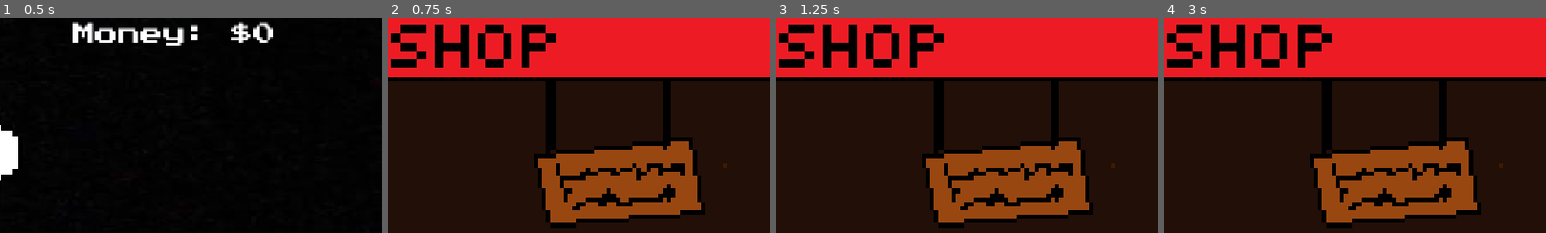
Above: before the commit, frames 1-4 (left to right).
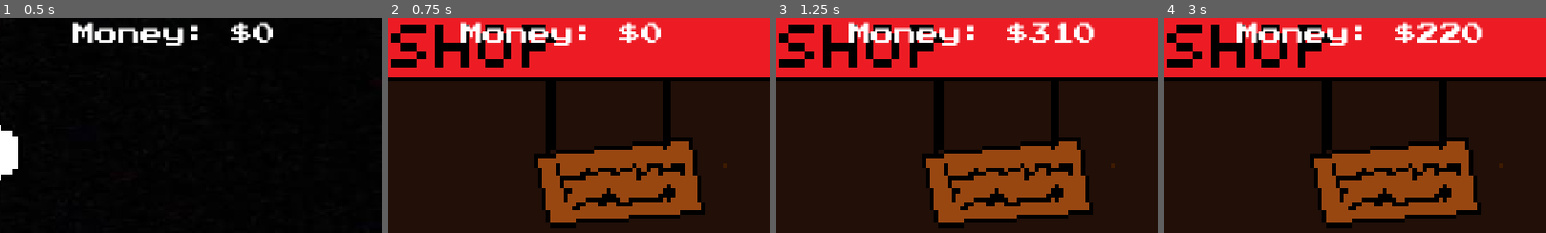
Above: after the commit, the same moments.

Repository: mathiscoolandstuff-lang/DVD-Bounce
Game: Godot game, scene res://main.tscn
Same seed, same stepped clock (60 frames per second), same inputs: the game is played once before the commit and once after it.
Inputs (mouse positions are % of the whole screen's width and height, from its top left):
- Up to frame 1 (0.5 s): no input
- Up to frame 2 (0.75 s): click (85, 87) at 0.5 s
- Up to frame 3 (1.25 s): no input
- Up to frame 4 (3 s): click (9, 30) at 1.25 s; click (85, 87) at 2 s; click (85, 87) at 2.75 s
The pictures show only the part of the screen within x 50-100%, y 0-50%; the shares and areas given below are measured in that part.

Frame 1 is identical in both runs. In frame 2, 2.2% of the frame differs, in the area x 19-72%, y 1-13%; in frame 3, 2.8%; in frame 4, 3.0%, in the area x 19-84%, y 1-13%.
Error after the commit: Invalid access to property or key 'resource_path' on a base object of type 'Nil'. (res://texture_button.gd:31)

Commit message:
v11.1

Diff:
--- a/dvd.gd
+++ b/dvd.gd
@@ -1,14 +1,23 @@
 extends CharacterBody2D
 
 @export var speed: float = 300.0
+@export var dvd_texture: Texture2D:
+	set(value):
+		dvd_texture = value
+		if is_node_ready() and sprite and dvd_texture:
+			sprite.texture = dvd_texture
+
+@onready var sprite: Sprite2D = $Sprite2D
 
 var money: int = 0
-var dvd_level: int = 1
+@export var dvd_level: int = 1
 var money_label: Label
 var money_ui: CanvasLayer
 
 func _ready() -> void:
-	# Automatically finds the CanvasLayer named "Money" anywhere in your current scene
+	if dvd_texture and sprite:
+		sprite.texture = dvd_texture
+
 	money_ui = get_tree().current_scene.find_child("Money", true, false) as CanvasLayer
 	if money_ui:
 		money_label = money_ui.find_child("*", true, false) as Label
@@ -34,9 +43,6 @@
 func _on_button_pressed() -> void:
 	print("hello")
 	$"../ShopUi".visible = !$"../ShopUi".visible
-	if money_ui:
-		money_ui.visible = !money_ui.visible
-
 
 func _on_corners_body_entered(body: Node2D) -> void:
 	money += dvd_level * 300
--- a/main.tscn
+++ b/main.tscn
@@ -8,6 +8,7 @@
 [ext_resource type="Texture2D" uid="uid://c316wl62gs4oj" path="res://pixilart-drawing (5).png" id="5_lquwl"]
 [ext_resource type="Texture2D" uid="uid://dptep36fq3d27" path="res://pixilart-drawing (6).png" id="7_272bh"]
 [ext_resource type="FontFile" uid="uid://bbibi0pfdfhni" path="res://PressStart2P-Regular.ttf" id="8_5vw27"]
+[ext_resource type="Script" uid="uid://covvkdjf7fras" path="res://texture_button.gd" id="8_kek77"]
 
 [sub_resource type="RectangleShape2D" id="RectangleShape2D_luqic"]
 size = Vector2(1172, 20)
@@ -106,13 +107,15 @@
 offset_bottom = 123.36798
 columns = 3
 
-[node name="TextureButton" type="TextureButton" parent="ShopUi/GridContainer" unique_id=655879727]
+[node name="TextureButton" type="TextureButton" parent="ShopUi/GridContainer" unique_id=655879727 node_paths=PackedStringArray("dvd_player")]
 z_index = 2
 custom_minimum_size = Vector2(175, 175)
 layout_mode = 2
 texture_normal = ExtResource("7_272bh")
-ignore_texture_size = true
 stretch_mode = 0
+script = ExtResource("8_kek77")
+dvd_player = NodePath("../../../DVD")
+dvd_textures = Array[Texture2D]([null, null, null, null, null])
 
 [node name="Money" type="CanvasLayer" parent="." unique_id=2046911208]
 
--- /dev/null
+++ b/texture_button.gd
@@ -0,0 +1,33 @@
+extends TextureButton
+
+@export var dvd_player: CharacterBody2D
+@export var dvd_textures: Array[Texture2D] = []
+@export var cost: int = 100
+
+func _ready() -> void:
+	pressed.connect(_on_pressed)
+
+func _on_pressed() -> void:
+	print("Shop item clicked!")
+	if not dvd_player:
+		print("ERROR: Dvd Player is empty!")
+		return
+	if dvd_textures.is_empty():
+		print("ERROR: Dvd Textures list is empty!")
+		return
+
+	if dvd_player.money >= cost:
+		dvd_player.money -= cost
+		dvd_player.update_money_ui()
+
+		var chosen_texture: Texture2D
+		if dvd_textures.size() > 1:
+			var available = dvd_textures.filter(func(tex): return tex != dvd_player.dvd_texture)
+			chosen_texture = available.pick_random()
+		else:
+			chosen_texture = dvd_textures.pick_random()
+
+		dvd_player.dvd_texture = chosen_texture
+		print("Changed DVD texture to: ", chosen_texture.resource_path)
+	else:
+		print("Not enough money! Need $", cost, " but only have $", dvd_player.money)
Binary file added: Banana-DVD.png
Not shown, added: Banana-DVD.png.import
Binary file added: Chemistry-DVD.png
Not shown, added: Chemistry-DVD.png.import
Binary file added: Colorless-DVD.png
Not shown, added: Colorless-DVD.png.import
Binary file added: Math-DVD.png
Not shown, added: Math-DVD.png.import
Not shown, added: texture_button.gd.uid
